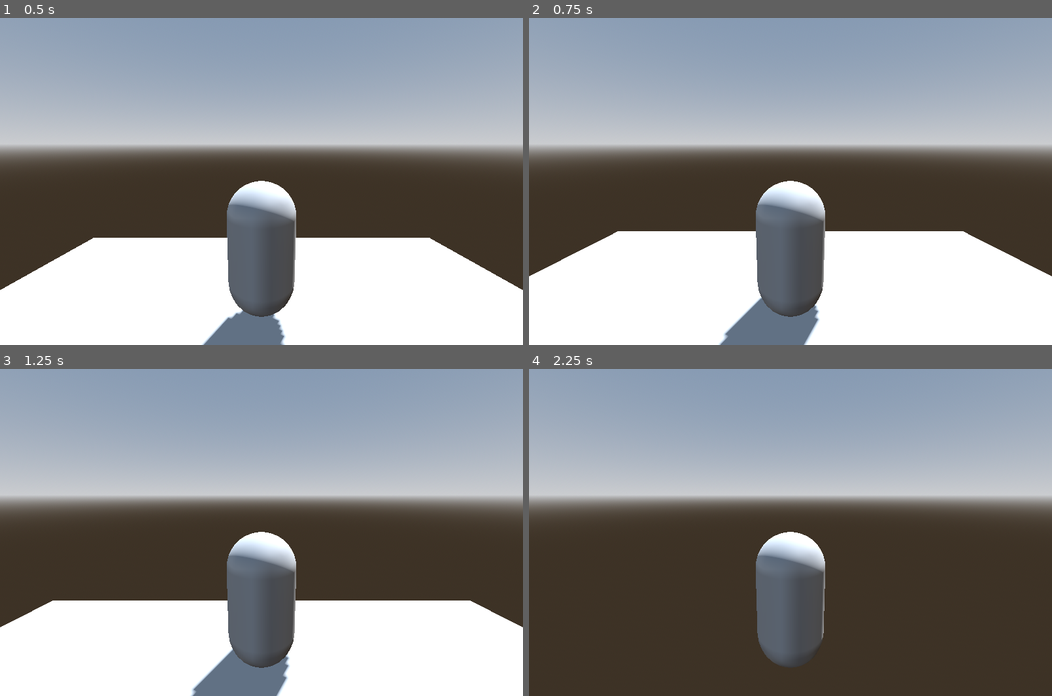
Above: before the commit, frames 1-4 (two rows, left to right).
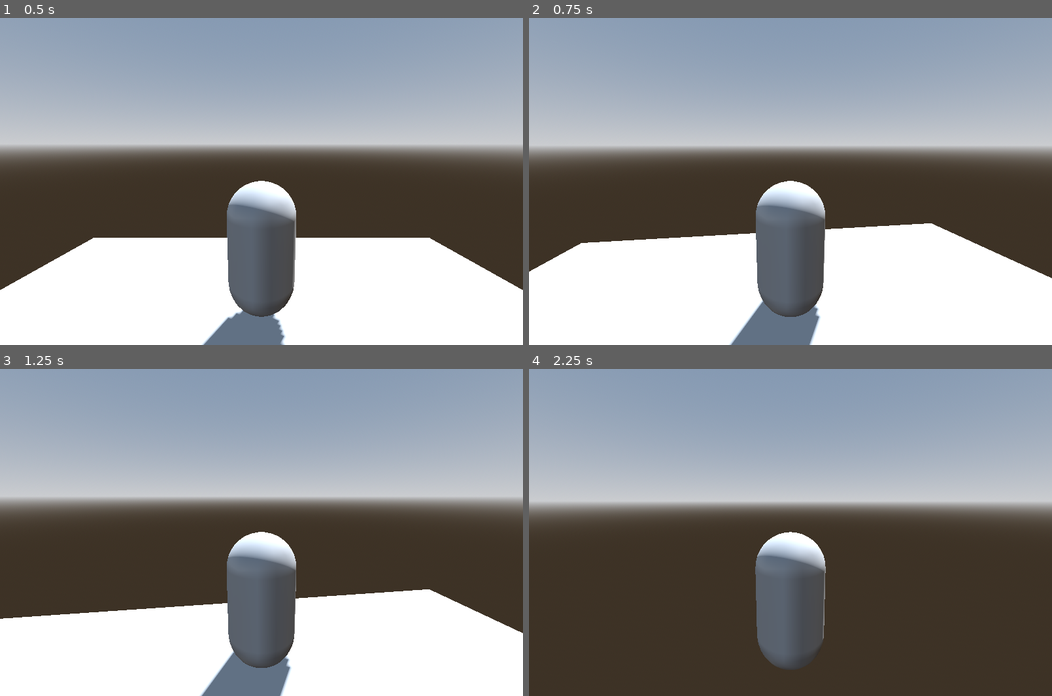
Above: after the commit, the same moments.

Repository: EthanPin/fish
Game: Godot game, scene res://Level.tscn
The game is run twice, just before and just after one commit, with the same random seed, the same clock (stepped at 60 frames per second) and the same inputs.
Inputs (mouse positions are in pixels of both pictures, inside the frame that each line leads up to):
- Up to frame 1 (0.5 s): no input
- Up to frame 2 (0.75 s): move the mouse to (816, 181) at 0.52 s; hold W (move_forward) from 0.53 s (still down)
- Up to frame 3 (1.25 s): keep holding W (move_forward)
- Up to frame 4 (2.25 s): keep holding W (move_forward); move the mouse to (764, 532) at 1.27 s; move the mouse to (800, 525) at 2.02 s

Frame 1 is identical in both runs. In frame 2, 1.9% of the frame differs, in the area x 0-100%, y 50-100%; in frame 3, 2.5%; in frame 4, 5.1%, in the area x 0-100%, y 39-92%.

Commit message:
CAMERA WORKS

Diff:
--- a/player.gd
+++ b/player.gd
@@ -1,3 +1,4 @@
+##### thanks the the Bramwell youtube channel tutorial
 extends RigidBody3D
 
 var mouse_sensitivity := 0.001
@@ -7,7 +8,6 @@
 @onready var twist_pivot := $TwistPivot
 @onready var pitch_pivot := $TwistPivot/PitchPivot
 
-# Called when the node enters the scene tree for the first time.
 func _ready() -> void:
 	Input.set_mouse_mode(Input.MOUSE_MODE_CAPTURED)
 
@@ -33,8 +33,9 @@
 	twist_input = 0.0
 	pitch_input = 0.0
 
+
 func _unhandled_input(event: InputEvent) -> void:
-	if event is InputEventMouseButton:
+	if event is InputEventMouseMotion:
 		if Input.get_mouse_mode() == Input.MOUSE_MODE_CAPTURED:
 			twist_input = - event.relative.x * mouse_sensitivity
 			pitch_input = - event.relative.y * mouse_sensitivity
